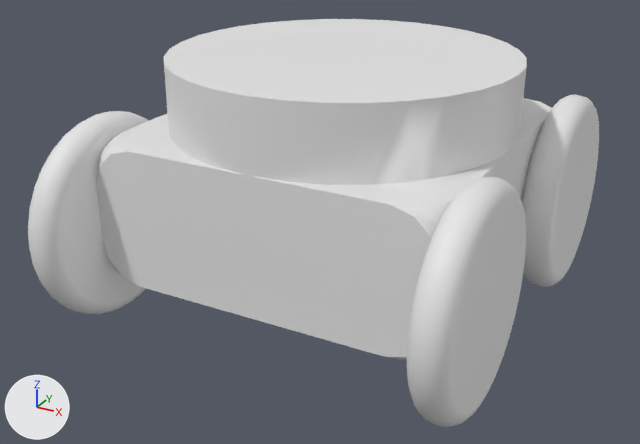
The FBX model Drone Strikers/Assets/Models/Drone/Movement/Movement-QuadWheels.fbx: old version first, new version second.
The view is the same before and after, from a 50 mm camera at (1.127, -2.19, 1.314) aimed at (-0.035, -0.078, 0.258). Every picture has the same lights, and +X, +Y and +Z are marked at lower left. Where no turn or scale is listed for an object, it has been applied to the vertices.

Names of what the first picture shows: 'Movement-QuadWheels'.
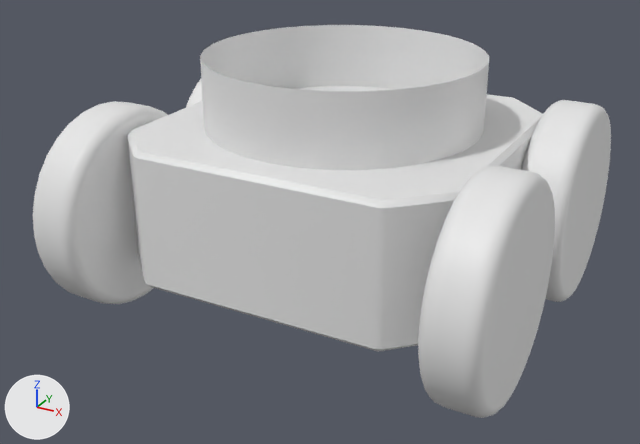
What changed in the scene script:
```text
Change me_movement_quadwheels_001:
    used by ob_movement_quadwheels; location = (0.0, 0.0, 0.0)
    remove me_movement_quadwheels_001.from_pydata(...)  # 1322 vertices, 1130 faces; spans x -0.6..0.6, y -0.699..0.699, z 0.001..0.75
    add me_movement_quadwheels_001.from_pydata(...)  # 1392 vertices, 1242 faces; spans x -0.65..0.65, y -0.624..0.624, z 0.001..0.75
    me_movement_quadwheels_001 part 1: the loose piece of 288 vertices spanning x 0.5..0.6, y 0.101..0.699, z 0.001..0.599 is rebuilt with 320 vertices and now spans x 0.5..0.65, y 0.026..0.624, z 0.001..0.599
    me_movement_quadwheels_001 part 2: the loose piece of 288 vertices spanning x 0.5..0.6, y -0.699..-0.101, z 0.001..0.599 is rebuilt with 320 vertices and now spans x 0.5..0.65, y -0.624..-0.026, z 0.001..0.599
    me_movement_quadwheels_001 part 3: the loose piece of 288 vertices spanning x -0.6..-0.5, y -0.699..-0.101, z 0.001..0.599 is rebuilt with 320 vertices and now spans x -0.65..-0.5, y -0.624..-0.026, z 0.001..0.599
    me_movement_quadwheels_001 part 4: the loose piece of 288 vertices spanning x -0.6..-0.5, y 0.101..0.699, z 0.001..0.599 is rebuilt with 320 vertices and now spans x -0.65..-0.5, y 0.026..0.624, z 0.001..0.599
    me_movement_quadwheels_001 part 5: the loose piece of 170 vertices spanning x -0.5..0.5, y -0.5..0.5, z 0.15..0.75 is rebuilt with 48 vertices and now spans x -0.5..0.5, y -0.5..0.5, z 0.15..0.55
    me_movement_quadwheels_001 part 6: a new loose piece of 64 vertices spanning x -0.4..0.4, y -0.4..0.4, z 0.55..0.75
```

What differs and where, as boxes [x1, y1, x2, y2] in the pictures (640 x 444 px):
'Movement-QuadWheels', reshaped
    before: [28, 19, 599, 427]
    after: [33, 25, 611, 418]
part 1 of me_movement_quadwheels_001, rebuilt
    before: [522, 95, 599, 287]
    after: [521, 100, 611, 302]
part 2 of me_movement_quadwheels_001, rebuilt (15% wider)
    before: [407, 177, 526, 427]
    after: [418, 166, 555, 418]
part 3 of me_movement_quadwheels_001, rebuilt (11% wider)
    before: [28, 111, 149, 314]
    after: [33, 101, 168, 304]
part 4 of me_movement_quadwheels_001, rebuilt (not visible before)
    after: [186, 79, 203, 108]
part 5 of me_movement_quadwheels_001, rebuilt (9% narrower, 22% shorter)
    before: [97, 19, 552, 359]
    after: [127, 86, 543, 352]
part 6 of me_movement_quadwheels_001, added
    after: [200, 25, 489, 170]
